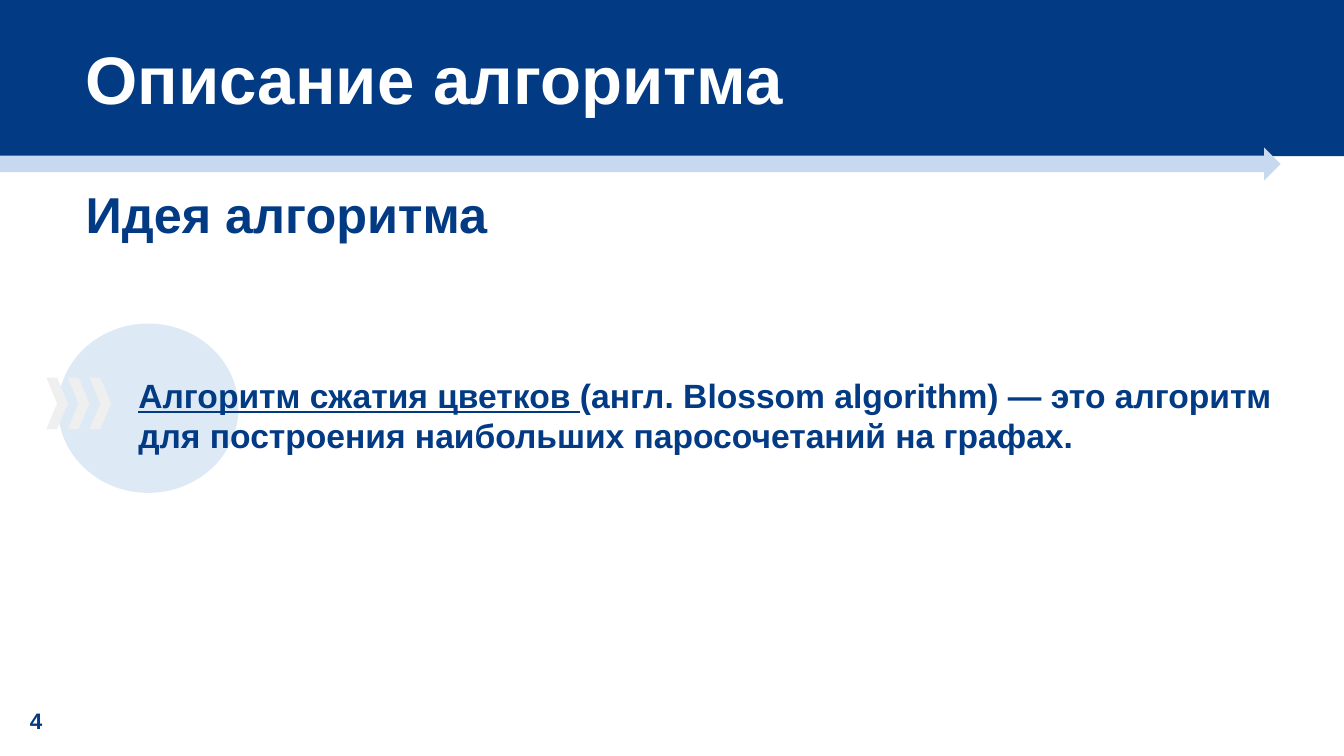
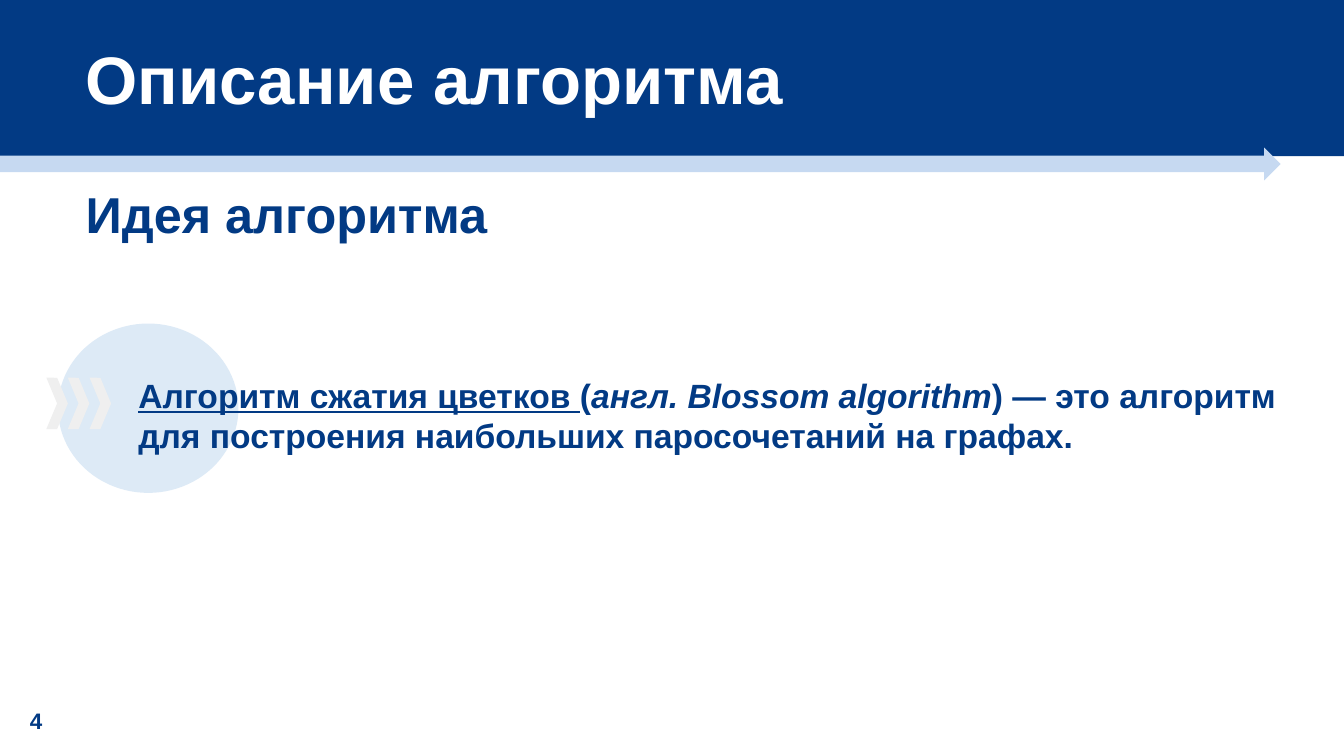
Before and after one commit to evgeniya-f/blossom, a slide deck: slide 3 of Алгоритм сжатия цветков.pptx (slide 4 before the commit). Drawn at 1344x756 pixels with LibreOffice and Linux fonts; fonts in the diff are those of the drawing. Boxes give left, top, right and bottom in pixels: in the first picture for what was removed or moved away, otherwise in the second. Text is boxed around its words. In the diff, an @@ line names an element or a change of style, - is before the commit and + after.

```diff
--- a/Алгоритм сжатия цветков.pptx
+++ b/Алгоритм сжатия цветков.pptx
@@ text "Алгоритм сжатия цветков (англ. Blossom ..." at (138,383,1275,455): italic on in "(англ. Blossom algorithm)" @@
```
Also in this commit, not shown: 3 other slides changed, 5 slides added, 1 slide removed, 1 other file.
